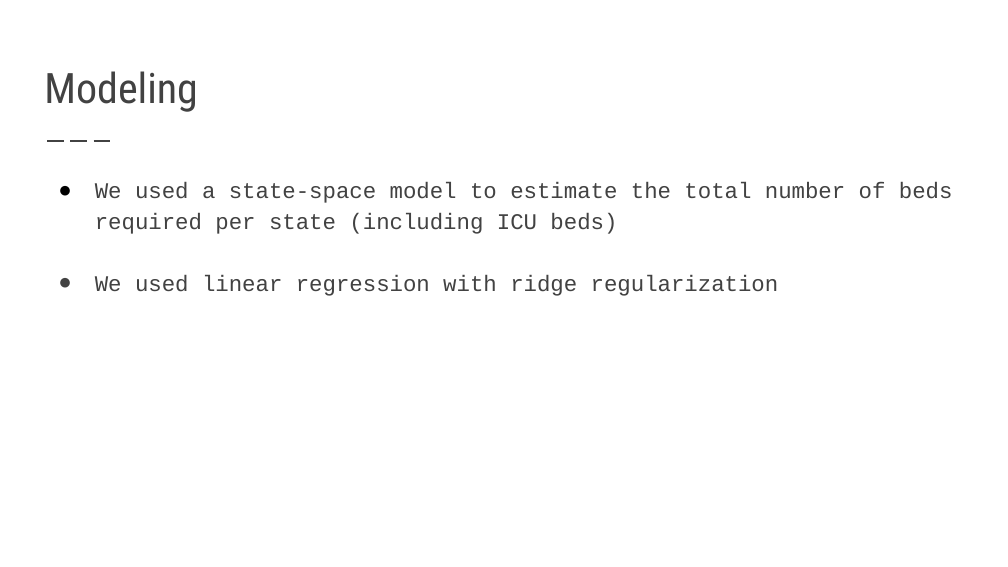
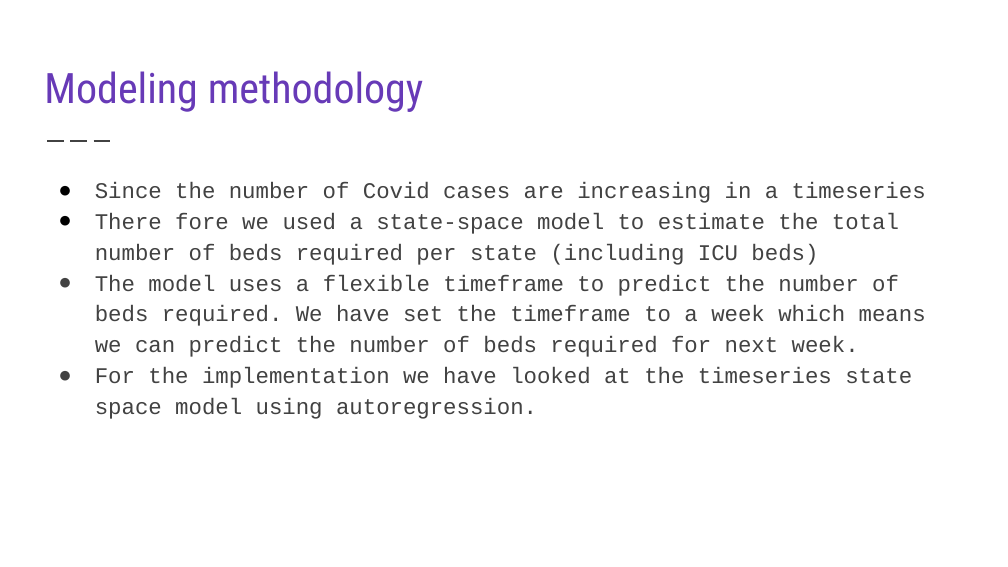
Before and after one commit to VardhiniM/COVID-19-Hackathon, a slide deck: slide 10 of Order of Phoenix.pptx. Drawn at 1008x567 pixels with LibreOffice and Linux fonts; fonts in the diff are those of the drawing. Boxes give left, top, right and bottom in pixels: in the first picture for what was removed or moved away, otherwise in the second. Text is boxed around its words. In the diff, an @@ line names an element or a change of style, - is before the commit and + after.

```diff
--- a/Order of Phoenix.pptx
+++ b/Order of Phoenix.pptx
@@ title at box(44, 71, 424, 112): text changed; text colour #424242 to #673AB7 @@
-Modeling
+Modeling methodology
@@ text at box(95, 182, 926, 419): text changed @@
-● We used a state-space model to estimate the total number of beds required per state (including ICU beds)
-● We used linear regression with ridge regularization
+● Since the number of Covid cases are increasing in a timeseries
+● There fore we used a state-space model to estimate the total number of beds required per state (including ICU beds)
+● The model uses a flexible timeframe to predict the number of beds required. We have set the timeframe to a week which means we can predict the number of beds required for next week.
+● For the implementation we have looked at the timeseries state space model using autoregression.
```
Also in this commit, not shown: 10 other slides changed, 1 slide added, 2 slides removed.
